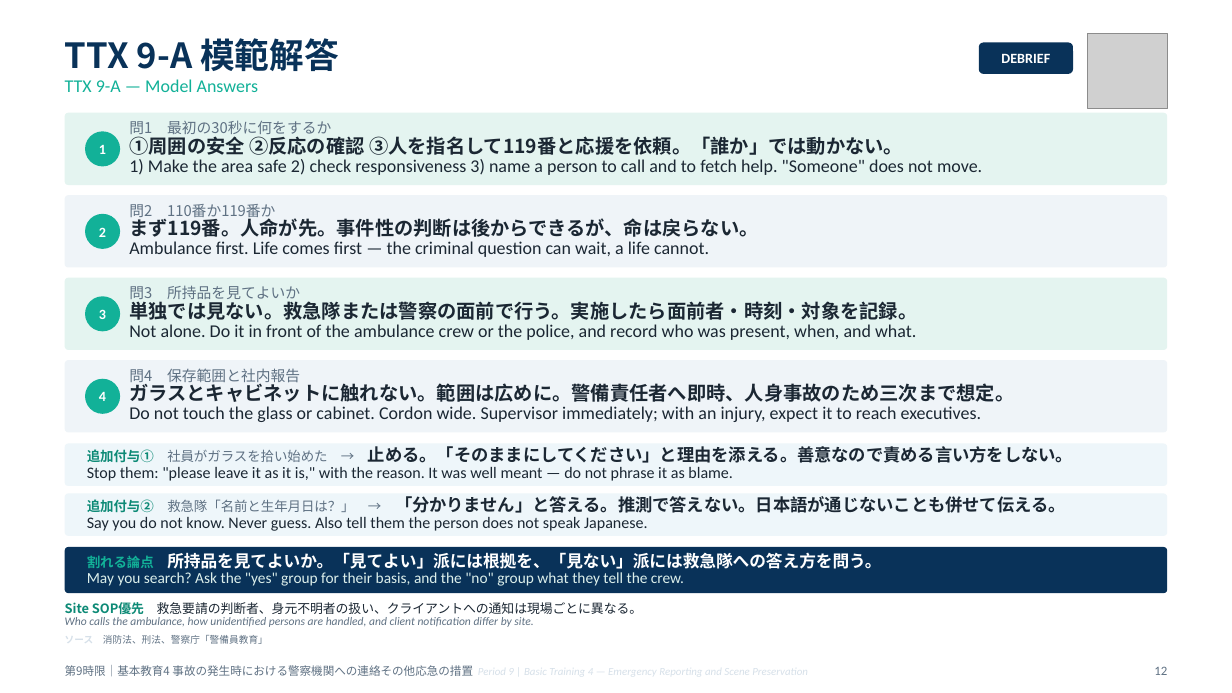
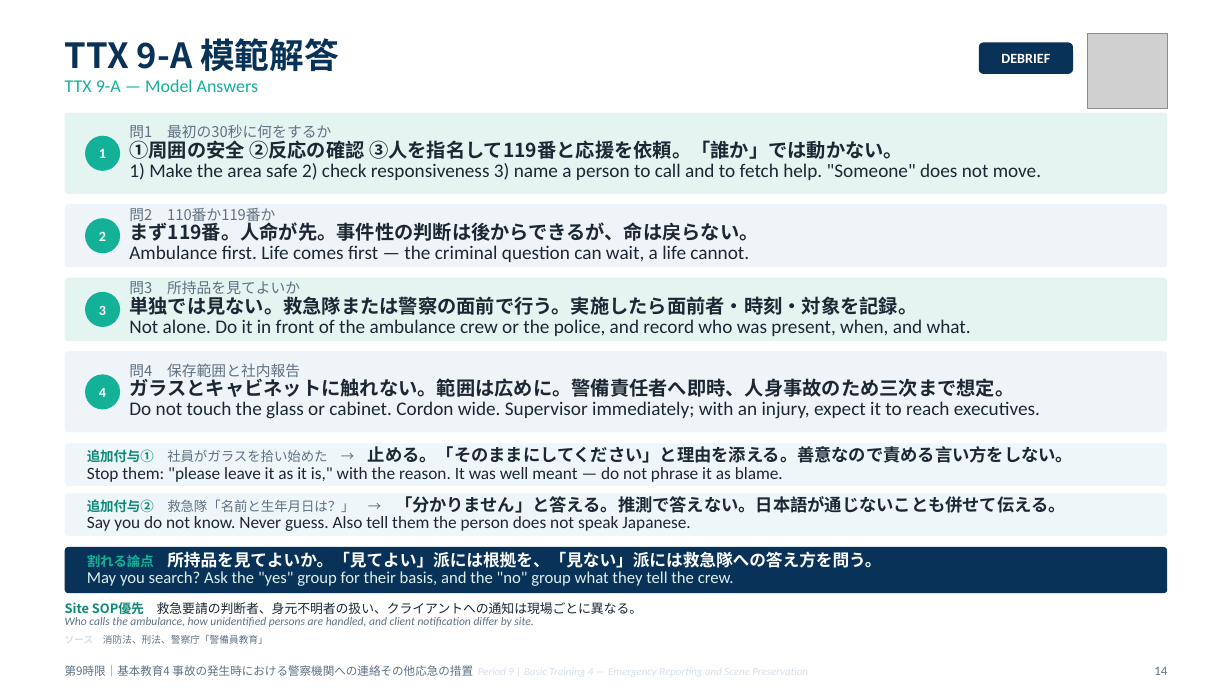
Before and after one commit to hrsmhiroshi-cpu/Training-, a slide deck: slide 14 of decks/05_9限_通報と現場保存.pptx (slide 12 before the commit). Drawn at 1232x693 pixels with LibreOffice and Linux fonts; fonts in the diff are those of the drawing; grey boxes stand for pictures. Boxes give left, top, right and bottom in pixels: in the first picture for what was removed or moved away, otherwise in the second. Text is boxed around its words. In the diff, an @@ line names an element or a change of style, - is before the commit and + after.

```diff
--- a/decks/05_9限_通報と現場保存.pptx
+++ b/decks/05_9限_通報と現場保存.pptx
@@ rounded rectangle: place and size @@
-rounded rectangle at bbox=[65, 113, 1167, 185]
+rounded rectangle at bbox=[65, 113, 1167, 194]
@@ 2 texts, 2 ellipses: place and size @@
-2 texts, 2 ellipses at bbox=[85, 131, 120, 249]
+2 texts, 2 ellipses at bbox=[85, 136, 120, 253]
@@ text at bbox=[129, 163, 1041, 180]: size 14 to 15 pt in "1) Make the area safe 2) check ..." @@
@@ proportions changed in 4 elements at bbox=[65, 277, 1167, 341], bbox=[65, 113, 1167, 194], bbox=[65, 351, 1167, 433], bbox=[65, 204, 1167, 268] @@
@@ rounded rectangle: place and size @@
-rounded rectangle at bbox=[65, 195, 1167, 267]
+rounded rectangle at bbox=[65, 204, 1167, 268]
@@ text at bbox=[129, 245, 749, 262]: size 14 to 15 pt in "Ambulance first. Life comes first — the ..." @@
@@ rounded rectangle: place and size @@
-rounded rectangle at bbox=[65, 277, 1167, 349]
+rounded rectangle at bbox=[65, 277, 1167, 341]
@@ text at bbox=[129, 319, 971, 336]: size 14 to 15 pt in "Not alone. Do it in front of ..." @@
@@ rounded rectangle: place and size @@
-rounded rectangle at bbox=[65, 360, 1167, 433]
+rounded rectangle at bbox=[65, 351, 1167, 433]
@@ 2 texts, 2 ellipses: place and size @@
-2 texts, 2 ellipses at bbox=[85, 297, 120, 414]
+2 texts, 2 ellipses at bbox=[85, 292, 120, 409]
@@ text at bbox=[129, 401, 1040, 419]: size 14 to 15 pt in "Do not touch the glass or cabinet. ..." @@
@@ text at bbox=[87, 467, 783, 482]: size 12.5 to 13.5 pt in "Stop them: "please leave it as it ..." @@
@@ text at bbox=[87, 516, 690, 531]: size 12.5 to 13.5 pt in "Say you do not know. Never guess. ..." @@
@@ text at bbox=[87, 571, 734, 586]: size 12 to 13 pt in "May you search? Ask the "yes" group ..." @@
@@ text at bbox=[1154, 667, 1167, 675]: text changed @@
-12
+14
```
Also in this commit, not shown: 12 other slides changed, 2 slides added, 17 other files.
